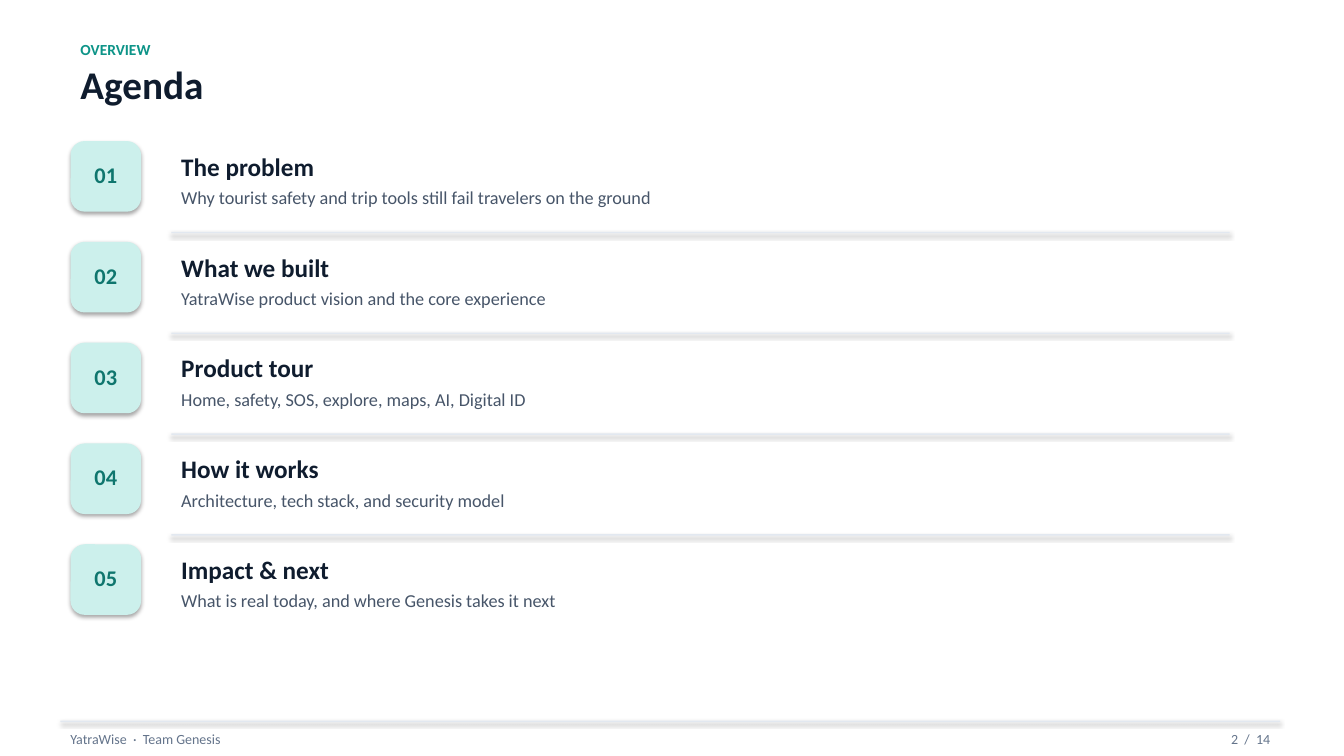
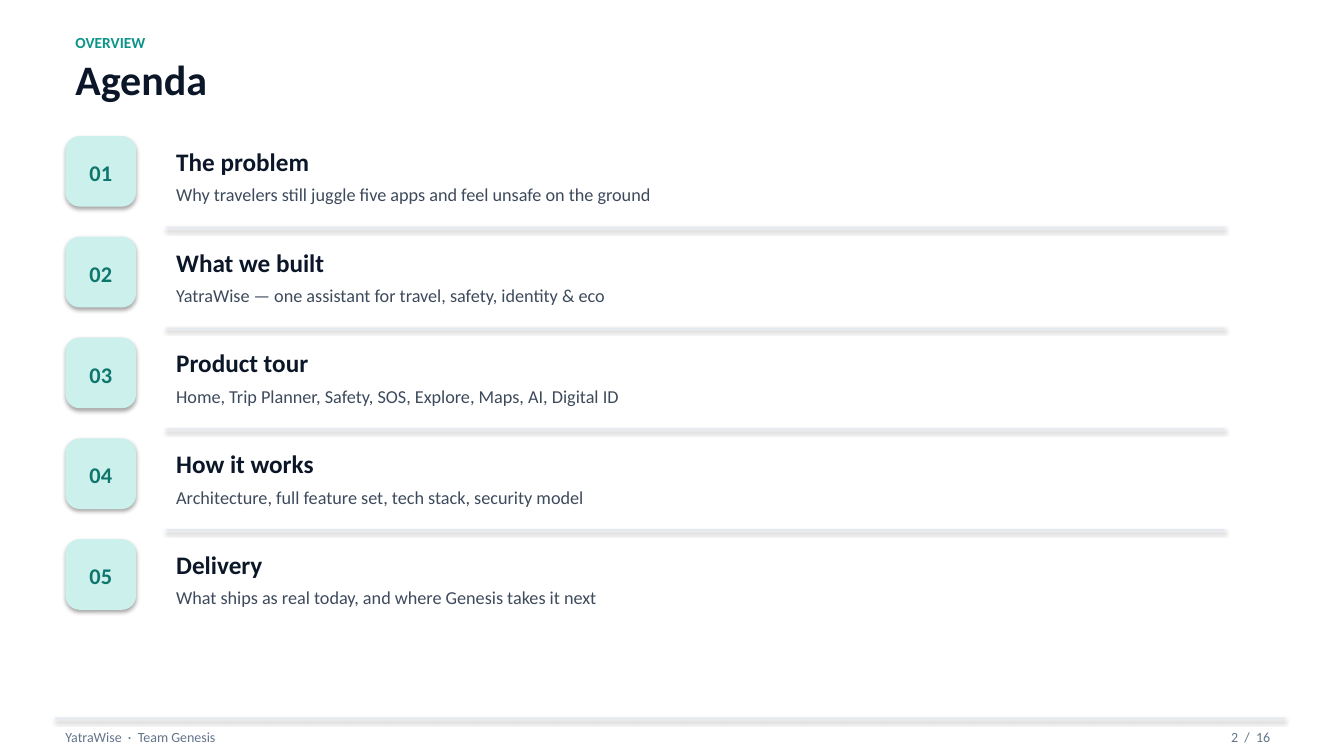
Before and after one commit to piyushkumarexe/travelling, a slide deck: slide 2 of docs/ppt/YatraWise_Team_Genesis.pptx. Drawn at 1344x756 pixels with LibreOffice and Linux fonts; fonts in the diff are those of the drawing. Boxes give left, top, right and bottom in pixels: in the first picture for what was removed or moved away, otherwise in the second. Text is boxed around its words. In the diff, an @@ line names an element or a change of style, - is before the commit and + after.

```diff
--- a/docs/ppt/YatraWise_Team_Genesis.pptx
+++ b/docs/ppt/YatraWise_Team_Genesis.pptx
@@ text "OVERVIEW": place and size @@
-text "OVERVIEW" at [80, 45, 150, 55]
+text "OVERVIEW" at [75, 38, 145, 48]
@@ text "Agenda" at [75, 65, 207, 102]: size 28 to 30 pt, text colour #0F1C2E to #0B1628 @@
@@ text colour #0F1C2E to #0B1628 in 4 elements at [176, 254, 324, 273], [176, 354, 308, 373], [176, 455, 314, 473], [176, 153, 310, 175] @@
@@ text "01": place and size @@
-text "01" at [94, 168, 117, 183]
+text "01" at [89, 166, 112, 181]
@@ text at [176, 188, 651, 204]: text changed; text colour #475569 to #3D4A5C @@
-Why tourist safety and trip tools still fail travelers on the ground
+Why travelers still juggle five apps and feel unsafe on the ground
@@ text "02": place and size @@
-text "02" at [94, 269, 117, 284]
+text "02" at [89, 267, 112, 282]
@@ text at [176, 289, 605, 305]: text changed; text colour #475569 to #3D4A5C @@
-YatraWise product vision and the core experience
+YatraWise — one assistant for travel, safety, identity & eco
@@ text "03": place and size @@
-text "03" at [94, 370, 117, 385]
+text "03" at [89, 368, 112, 383]
@@ text at [176, 390, 619, 406]: text changed; text colour #475569 to #3D4A5C @@
-Home, safety, SOS, explore, maps, AI, Digital ID
+Home, Trip Planner, Safety, SOS, Explore, Maps, AI, Digital ID
@@ text "04": place and size @@
-text "04" at [94, 470, 117, 485]
+text "04" at [89, 468, 112, 483]
@@ text at [176, 491, 583, 507]: text changed; text colour #475569 to #3D4A5C @@
-Architecture, tech stack, and security model
+Architecture, full feature set, tech stack, security model
@@ 5 rounded rectangles, 4 rectangles: place and size @@
-5 rounded rectangles, 4 rectangles at [71, 141, 1230, 615]
+5 rounded rectangles, 4 rectangles at [66, 136, 1225, 610]
@@ text "05": place and size @@
-text "05" at [94, 571, 117, 586]
+text "05" at [89, 569, 112, 584]
@@ text at [176, 556, 262, 578]: text changed; text colour #0F1C2E to #0B1628 @@
-Impact & next
+Delivery
@@ text at [176, 591, 596, 607]: text changed; text colour #475569 to #3D4A5C @@
-What is real today, and where Genesis takes it next
+What ships as real today, and where Genesis takes it next
@@ rectangle: place and size @@
-rectangle at [60, 721, 1280, 722]
+rectangle at [55, 718, 1286, 720]
@@ text "YatraWise · Team Genesis": place and size @@
-text "YatraWise · Team Genesis" at [70, 734, 220, 744]
+text "YatraWise · Team Genesis" at [65, 732, 215, 742]
@@ text at [1231, 732, 1270, 742]: text changed @@
-2 / 14
+2 / 16
```
Also in this commit, not shown: 13 other slides changed, 2 slides added, 1 other file.
